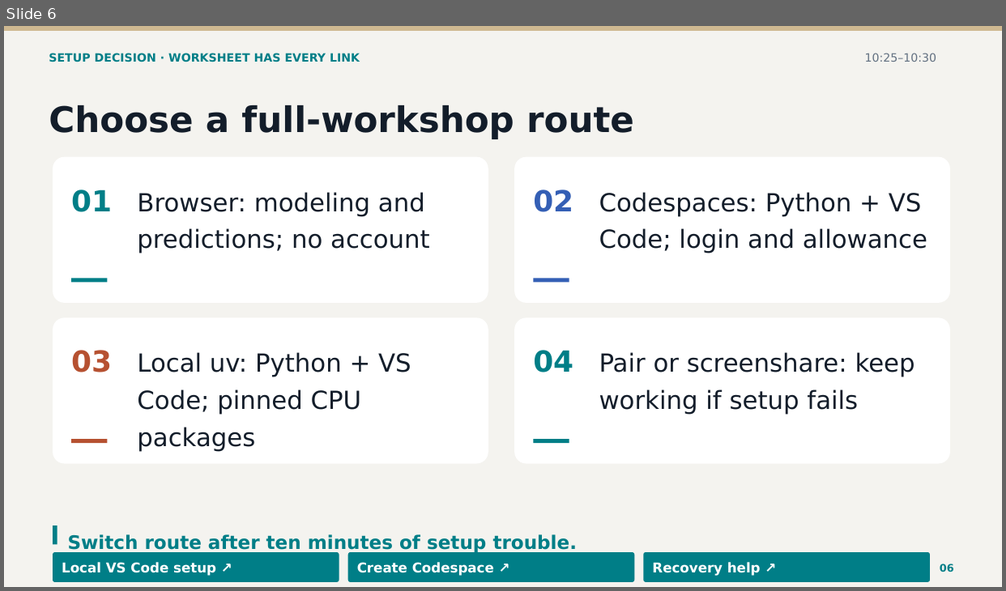
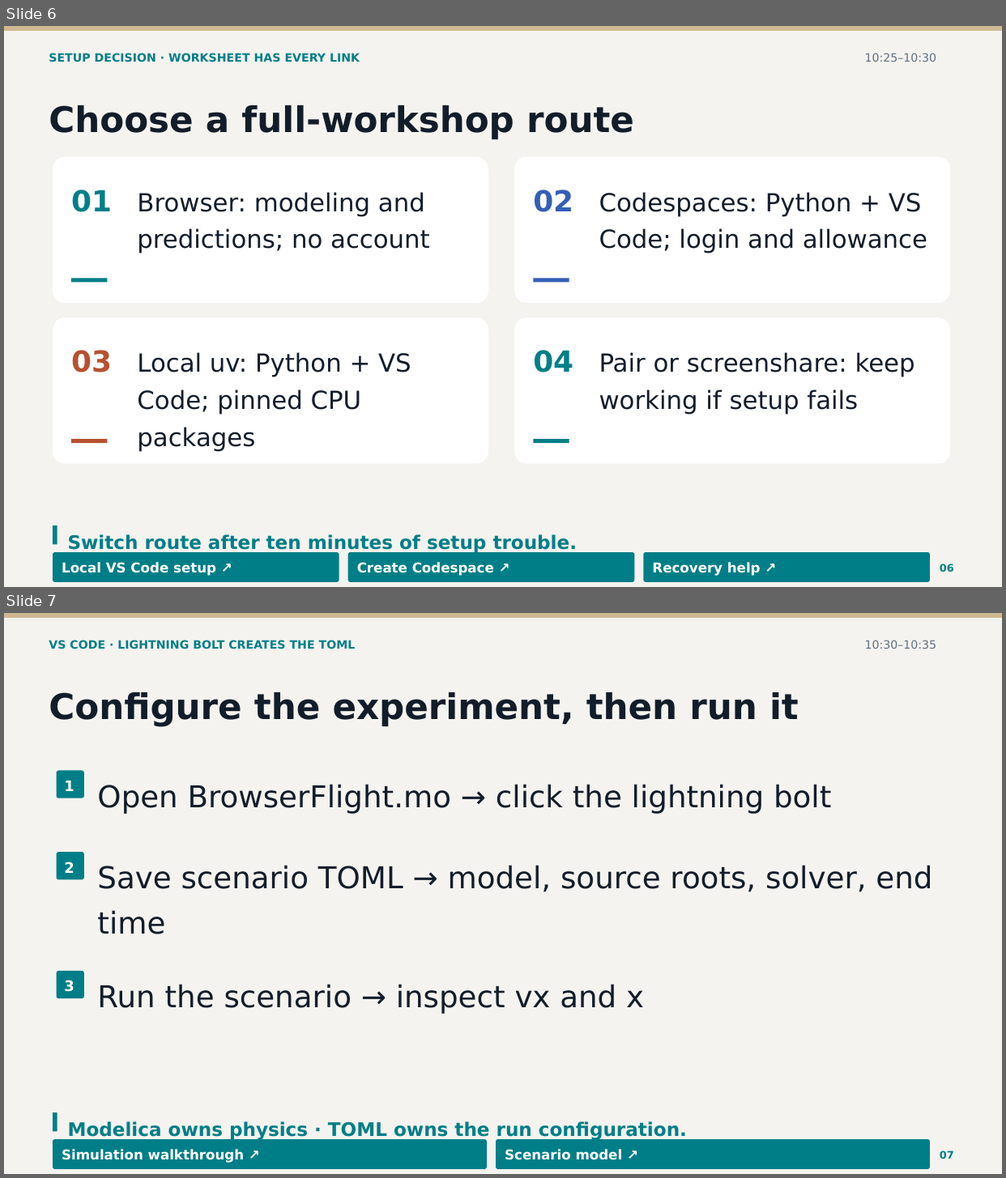
Before and after one commit to CogniPilot/rumoca-workshop, a slide deck: slides/workshop.pptx. Shown one above the other, each under a label of ours: slide 6 before the commit, slides 6 and 7 after it. The pictures are 1006x591 and 1006x1178 pixels, drawn with LibreOffice and Linux fonts; fonts in the diff are those of the drawing. Boxes give left, top, right and bottom in pixels: in the first picture for what was removed or moved away, otherwise in the second. Text is boxed around its words. In the diff, an @@ line names an element or a change of style, - is before the commit and + after.

```diff
--- a/slides/workshop.pptx
+++ b/slides/workshop.pptx
@@ slide 7 added at bbox=[4, 613, 1002, 1174], background #F4F3EF @@
@@ rectangle added at bbox=[4, 613, 1002, 618], fill #CFB991 @@
@@ text added at bbox=[49, 640, 356, 649], 11 pt, text #007E87, bold @@
+VS CODE · LIGHTNING BOLT CREATES THE TOML
@@ text added at bbox=[865, 640, 937, 649], 11 pt, text #627081 @@
+10:30–10:35
@@ text added at bbox=[49, 692, 799, 727], 34 pt, text #131D2A, bold @@
+Configure the experiment, then run it
@@ rounded rectangle added at bbox=[57, 770, 84, 798], fill #007E87 @@
@@ text added at bbox=[64, 781, 74, 791], 14 pt, text #FFFFFF, bold @@
+1
@@ text added at bbox=[97, 784, 831, 814], 29 pt, text #131D2A @@
+Open BrowserFlight.mo → click the lightning bolt
@@ rounded rectangle added at bbox=[57, 852, 84, 879], fill #007E87 @@
@@ text added at bbox=[64, 862, 74, 873], 14 pt, text #FFFFFF, bold @@
+2
@@ text added at bbox=[97, 865, 932, 935], 29 pt, text #131D2A @@
+Save scenario TOML → model, source roots, solver, end
+time
@@ rounded rectangle added at bbox=[57, 971, 84, 999], fill #007E87 @@
@@ text added at bbox=[64, 980, 74, 992], 14 pt, text #FFFFFF, bold @@
+3
@@ text added at bbox=[97, 984, 644, 1014], 29 pt, text #131D2A @@
+Run the scenario → inspect vx and x
@@ rectangle added at bbox=[53, 1113, 57, 1131], fill #007E87 @@
@@ text added at bbox=[68, 1122, 687, 1141], 18 pt, text #007E87, bold @@
+Modelica owns physics · TOML owns the run configuration.
@@ rounded rectangle added at bbox=[53, 1140, 487, 1170], fill #007E87 @@
@@ rounded rectangle added at bbox=[496, 1140, 930, 1170], fill #007E87 @@
@@ text added at bbox=[62, 1149, 245, 1163], 13 pt, text #FFFFFF, bold @@
+Simulation walkthrough ↗
@@ text added at bbox=[505, 1149, 623, 1161], 13 pt, text #FFFFFF, bold @@
+Scenario model ↗
@@ text added at bbox=[940, 1151, 954, 1159], 10 pt, text #007E87, bold @@
+07
```
Also in this commit, not shown: 5 slides changed, 1 slide removed, 31 other files.
